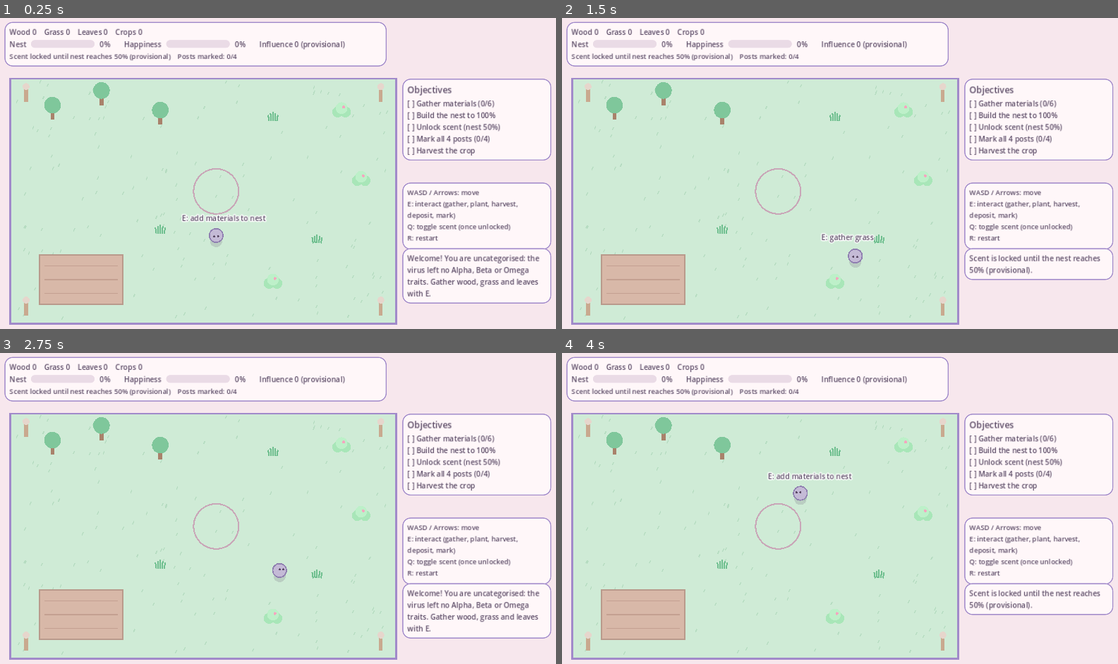
Above: before the commit, frames 1-4 (two rows, left to right).
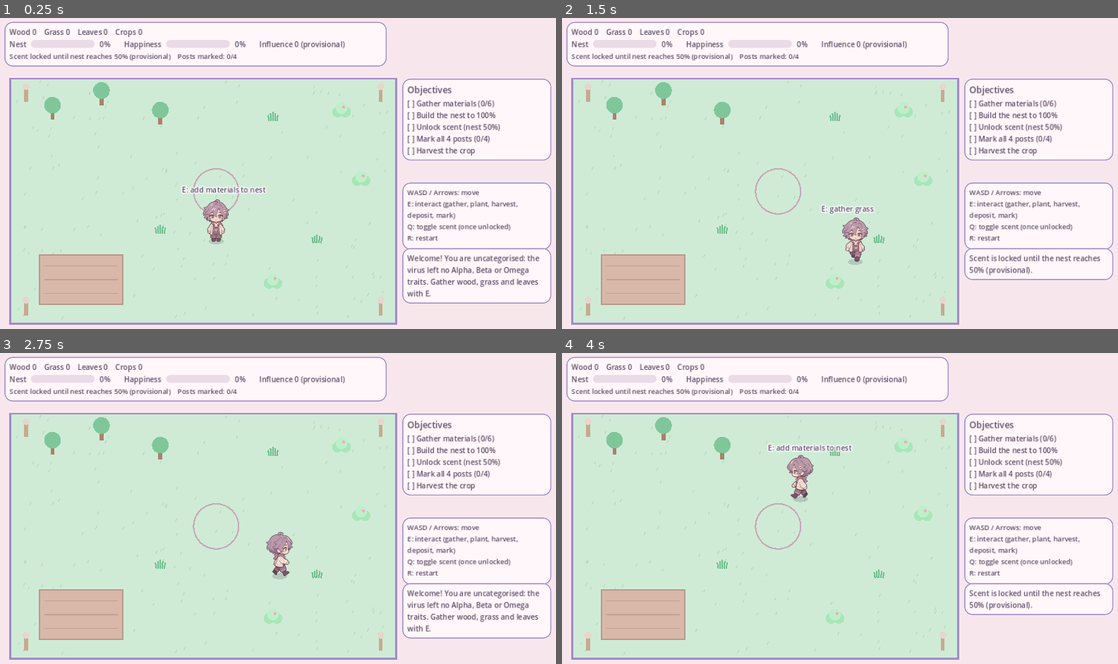
Above: after the commit, the same moments.

Repository: dreamscapestudios2024-alt/omegaverse-godot-Ronin
Game: Godot game, scene res://scenes/main.tscn
Two runs of this game, one before a commit and one after it. Both use one fixed random seed, a clock stepped at 60 frames per second and the inputs below.
Inputs:
- Up to frame 1 (0.25 s): no input
- Up to frame 2 (1.5 s): tap Enter at 0.5 s; hold D 0.53-1.28 s; tap E at 0.6 s; hold S from 1.28 s (still down); tap Q at 1.35 s
- Up to frame 3 (2.75 s): release S at 2.03 s; hold D from 2.03 s (still down); tap R at 2.1 s
- Up to frame 4 (4 s): release D at 2.78 s; hold W 2.78-3.53 s; tap E at 2.85 s; hold A from 3.53 s (still down); tap Q at 3.6 s

The runs differ from the first frame. In frame 1, 0.9% of the frame differs, in the area x 32-48%, y 53-74%; in frame 2, 0.8%; in frame 3, 0.5%; in frame 4, 0.9%, in the area x 36-53%, y 29-49%.

Commit message:
Use character sprite sheet: 4-direction walk animation for the player
Co-Authored-By: Claude Sonnet 5.5 <noreply@anthropic.com>
Claude-Session: https://claude.ai/code/session_01UYcGXCg8MYanTfhPWy1eU9

Diff:
--- a/scripts/hud.gd
+++ b/scripts/hud.gd
@@ -163,5 +163,5 @@
 	prompt_label.text = pr
 	prompt_label.visible = pr != ""
 	var pp: Vector2 = s["player_pos"]
-	prompt_label.position = Vector2(maxf(pp.x - 70.0, 4.0), pp.y - 46.0)
+	prompt_label.position = Vector2(maxf(pp.x - 70.0, 4.0), pp.y - 104.0)
 	banner.visible = s["won"]
--- a/scripts/player.gd
+++ b/scripts/player.gd
@@ -4,8 +4,16 @@
 
 const Config = preload("res://scripts/config.gd")
 
+const SHEET = preload("res://assets/player/player_sheet.png")
+const CELL = Vector2(70, 110)        # one sprite cell in the sheet
+const DRAW_SCALE = 0.85              # on-screen size relative to the sheet cell
+const WALK_FRAME_SECONDS = 0.16
+# Sheet layout: columns = front(down), back(up), left, right; row 0 = standing, row 1 = walking.
+
 var bounds := Rect2()
 var facing := Vector2.DOWN
+var moving := false
+var walk_time := 0.0
 
 func _process(delta: float) -> void:
 	var dir := Vector2.ZERO
@@ -17,9 +25,11 @@
 		dir.y -= 1.0
 	if Input.is_key_pressed(KEY_S) or Input.is_key_pressed(KEY_DOWN):
 		dir.y += 1.0
-	if dir != Vector2.ZERO:
+	moving = dir != Vector2.ZERO
+	if moving:
 		dir = dir.normalized()
 		facing = dir
+		walk_time += delta
 		position += dir * Config.PLAYER_SPEED * delta
 	if bounds.size != Vector2.ZERO:
 		position = Vector2(
@@ -27,11 +37,22 @@
 			clampf(position.y, bounds.position.y, bounds.end.y))
 	queue_redraw()
 
+func _direction_column() -> int:
+	if absf(facing.x) > absf(facing.y):
+		return 2 if facing.x < 0.0 else 3
+	return 1 if facing.y < 0.0 else 0
+
 func _draw() -> void:
 	var r: float = Config.PLAYER_RADIUS
-	draw_circle(Vector2(0, r * 0.8), r * 0.9, Color(0.35, 0.29, 0.4, 0.18))   # soft shadow
-	draw_circle(Vector2.ZERO, r, Color("c4bad6"))
-	draw_arc(Vector2.ZERO, r, 0.0, TAU, 32, Color("8f7fb0"), 2.5)
-	var eye_off := facing * 4.0
-	draw_circle(eye_off + Vector2(-4, -2), 2.2, Color("5b4b66"))
-	draw_circle(eye_off + Vector2(4, -2), 2.2, Color("5b4b66"))
+	# soft ground shadow
+	draw_set_transform(Vector2(0, r - 2.0), 0.0, Vector2(1.0, 0.4))
+	draw_circle(Vector2.ZERO, r * 1.1, Color(0.35, 0.29, 0.4, 0.22))
+	draw_set_transform(Vector2.ZERO, 0.0, Vector2.ONE)
+	# sprite: standing frame when still, alternate standing/walking frames when moving
+	var row := 0
+	if moving and int(walk_time / WALK_FRAME_SECONDS) % 2 == 1:
+		row = 1
+	var src := Rect2(Vector2(_direction_column() * CELL.x, row * CELL.y), CELL)
+	var size := CELL * DRAW_SCALE
+	var bob := -1.5 if (moving and row == 1) else 0.0
+	draw_texture_rect_region(SHEET, Rect2(Vector2(-size.x / 2.0, r - size.y + bob), size), src)
Binary file added: assets/player/player_sheet.png
Not shown, added: assets/player/player_sheet.png.import
